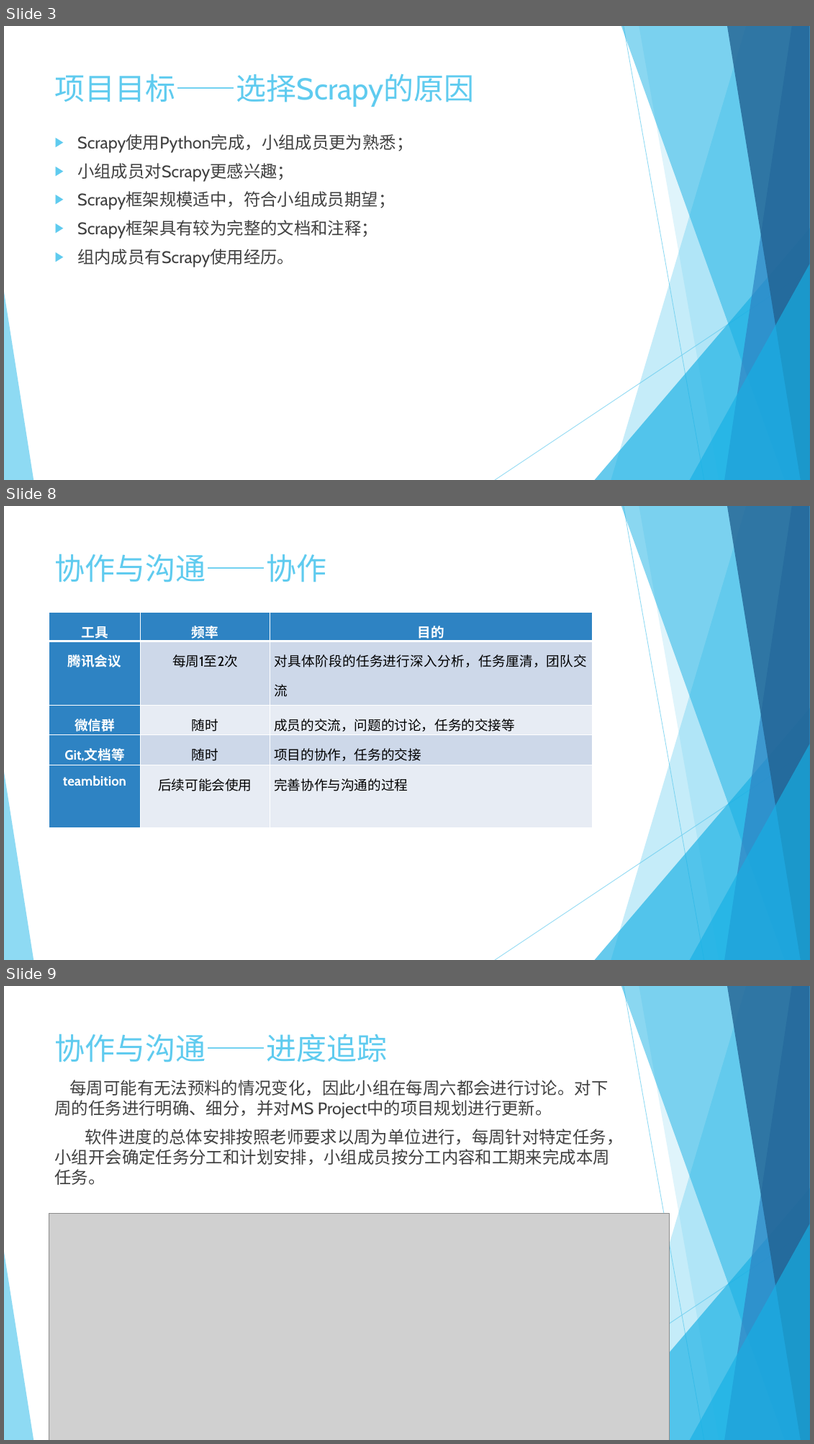
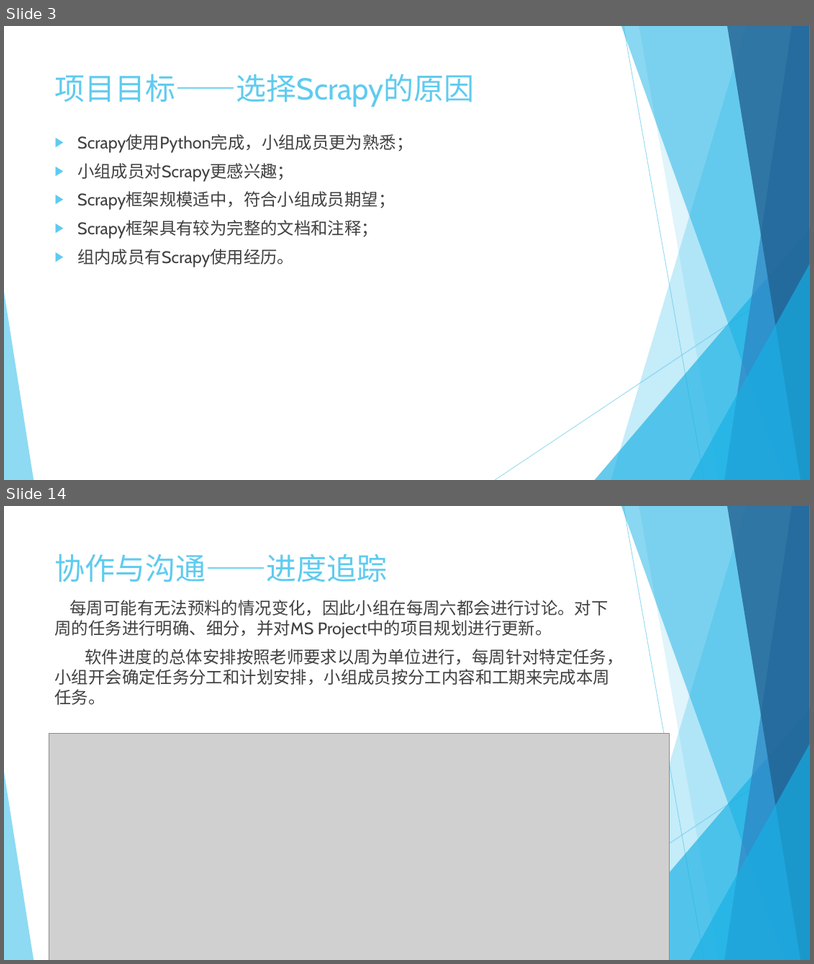
Before and after one commit to bhsei/20_B, a slide deck: 2-幻灯片/第3周-项目计划.pptx. Shown one above the other, each under a label of ours: slides 3, 8 and 9 before the commit, slides 3 and 14 after it; the slides between them are not shown. The pictures are 814x1444 and 814x964 pixels, drawn with LibreOffice and Linux fonts; fonts in the diff are those of the drawing; grey boxes stand for pictures. Boxes give left, top, right and bottom in pixels: in the first picture for what was removed or moved away, otherwise in the second. Text is boxed around its words. In the diff, an @@ line names an element or a change of style, - is before the commit and + after.

```diff
--- a/2-幻灯片/第3周-项目计划.pptx
+++ b/2-幻灯片/第3周-项目计划.pptx
@@ slide 8 removed at (4,506,810,960), background #FFFFFF; not listed: 10 template elements that a slide beside it also shows @@
@@ title removed at (55,554,327,582) @@
-协作与沟通——协作
@@ table removed at (49,613,593,824), 5 rows, 3 columns @@
-工具 | 频率 | 目的
-腾讯会议 | 每周1至2次 | 对具体阶段的任务进行深入分析，任务厘清，团队交流
-微信群 | 随时 | 成员的交流，问题的讨论，任务的交接等
-Git,文档等 | 随时 | 项目的协作，任务的交接
-teambition | 后续可能会使用 | 完善协作与沟通的过程
@@ what was slide 9 is now slide 14 @@
```
Also in this commit, not shown: 5 slides changed, 5 slides added, 2 other files.
